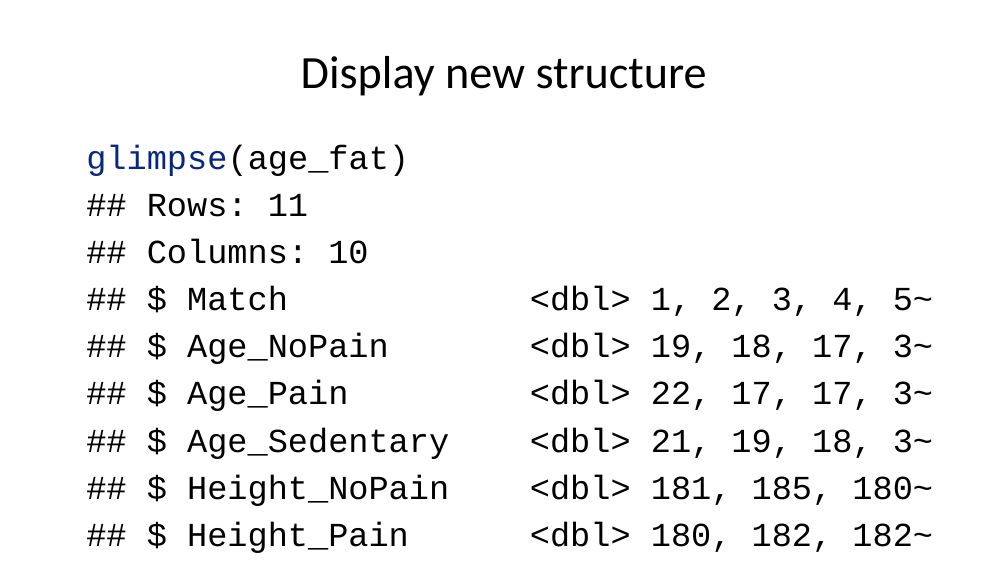
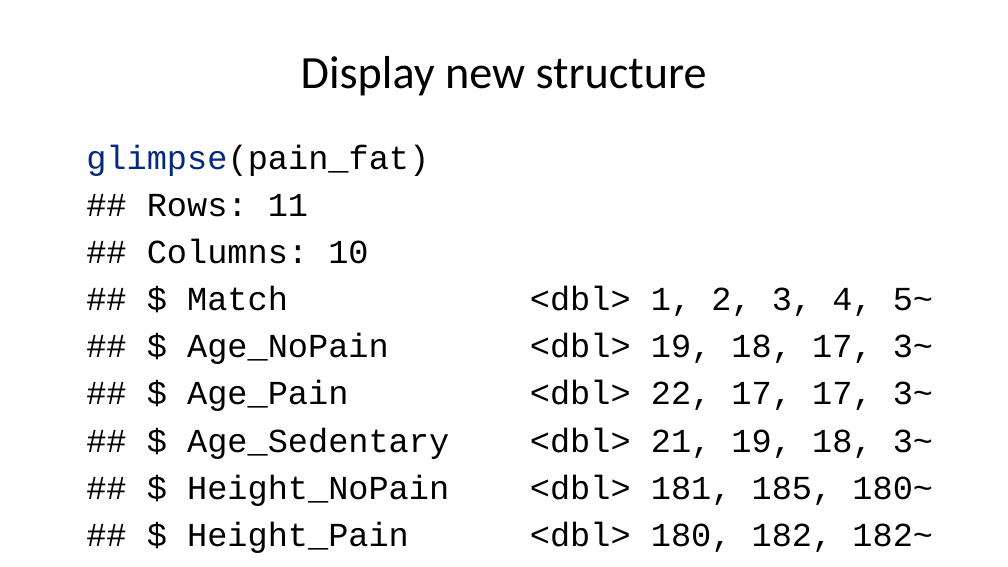
Before and after one commit to pmean/classes, a slide deck: slide 39 of introduction-to-r/results/v06-slides-and-speaker-notes.pptx. Drawn at 1008x567 pixels with LibreOffice and Linux fonts; fonts in the diff are those of the drawing. Boxes give left, top, right and bottom in pixels: in the first picture for what was removed or moved away, otherwise in the second. Text is boxed around its words. In the diff, an @@ line names an element or a change of style, - is before the commit and + after.

```diff
--- a/introduction-to-r/results/v06-slides-and-speaker-notes.pptx
+++ b/introduction-to-r/results/v06-slides-and-speaker-notes.pptx
@@ text at (86,145,429,176): text changed @@
-glimpse(age_fat)
+glimpse(pain_fat)
```
Also in this commit, not shown: 5 other slides changed, 5 slides added, 3 slides removed, 3 other files.
